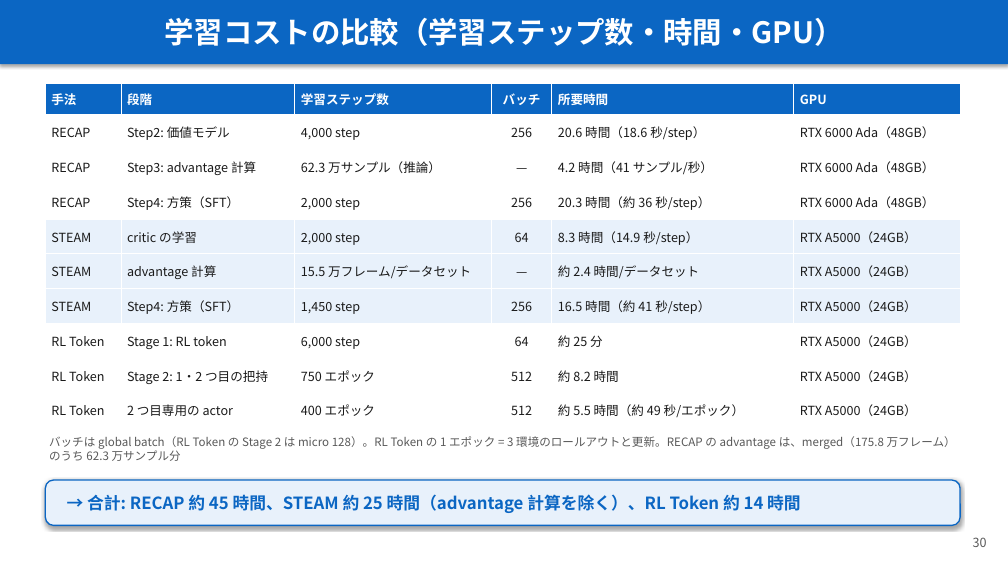
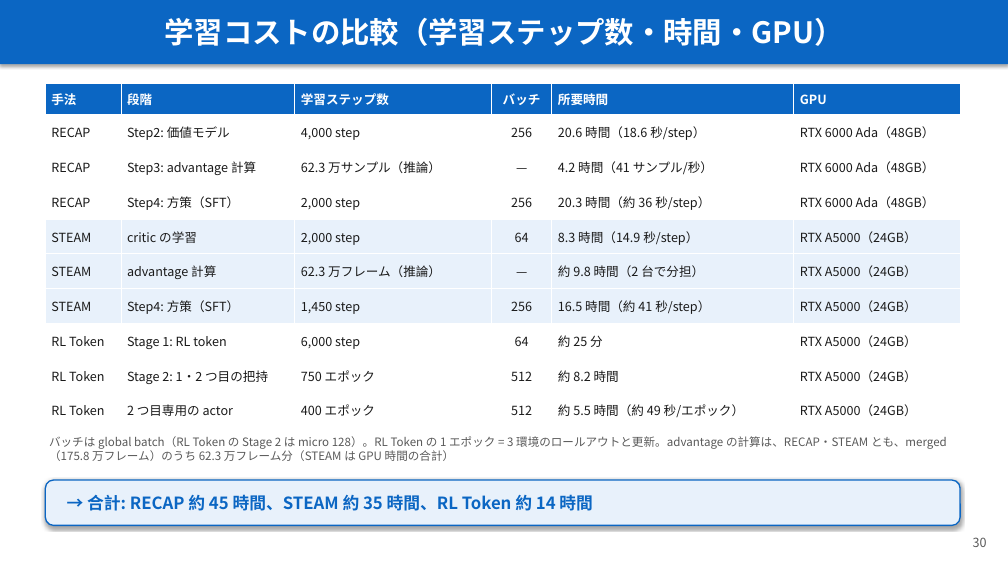
Before and after one commit to Junhand/libero_RL, a slide deck: slide 30 of docs/RECAP_STEAM_RLToken.pptx. Drawn at 1008x567 pixels with LibreOffice and Linux fonts; fonts in the diff are those of the drawing. Boxes give left, top, right and bottom in pixels: in the first picture for what was removed or moved away, otherwise in the second. Text is boxed around its words. In the diff, an @@ line names an element or a change of style, - is before the commit and + after.

```diff
--- a/docs/RECAP_STEAM_RLToken.pptx
+++ b/docs/RECAP_STEAM_RLToken.pptx
@@ table at <box>45,83,960,428</box> @@
-row 6, column 3: 15.5 万フレーム/データセット
+row 6, column 3: 62.3 万フレーム（推論）
-row 6, column 5: 約 2.4 時間/データセット
+row 6, column 5: 約 9.8 時間（2 台で分担）
@@ text at <box>49,436,947,461</box>: text changed @@
-バッチは global batch（RL Token の Stage 2 は micro 128）。RL Token の 1 エポック = 3 環境のロールアウトと更新。RECAP の advantage は、merged（175.8 万フレーム）のうち 62.3 万サンプル分
+バッチは global batch（RL Token の Stage 2 は micro 128）。RL Token の 1 エポック = 3 環境のロールアウトと更新。advantage の計算は、RECAP・STEAM とも、merged（175.8 万フレーム）のうち 62.3 万フレーム分（STEAM は GPU 時間の合計）
@@ text in rounded rectangle at <box>87,492,593,514</box>: text changed @@
-→ 合計: RECAP 約 45 時間、STEAM 約 25 時間（advantage 計算を除く）、RL Token 約 14 時間
+→ 合計: RECAP 約 45 時間、STEAM 約 35 時間、RL Token 約 14 時間
```
Also in this commit, not shown: 1 other slide changed, 1 other file.
